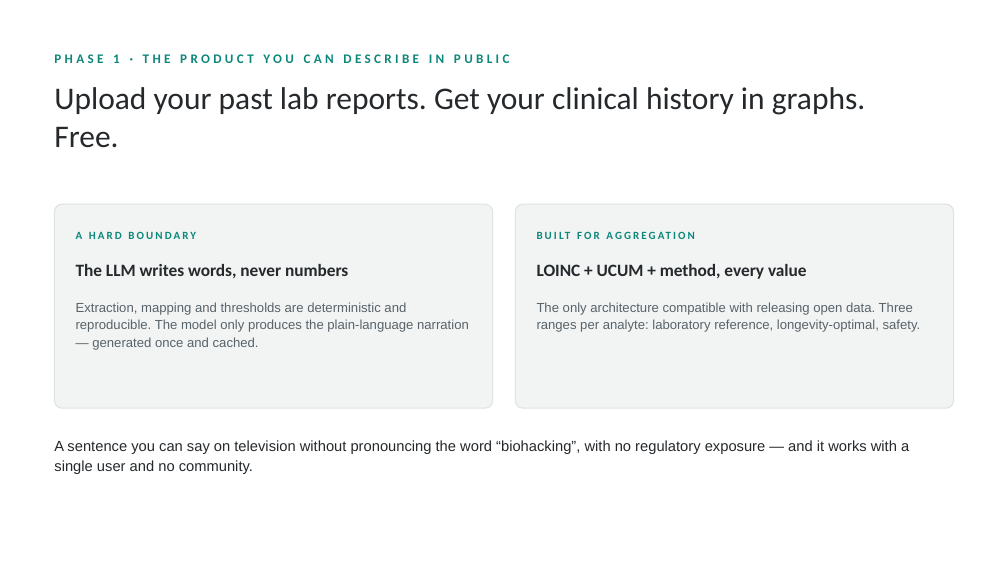
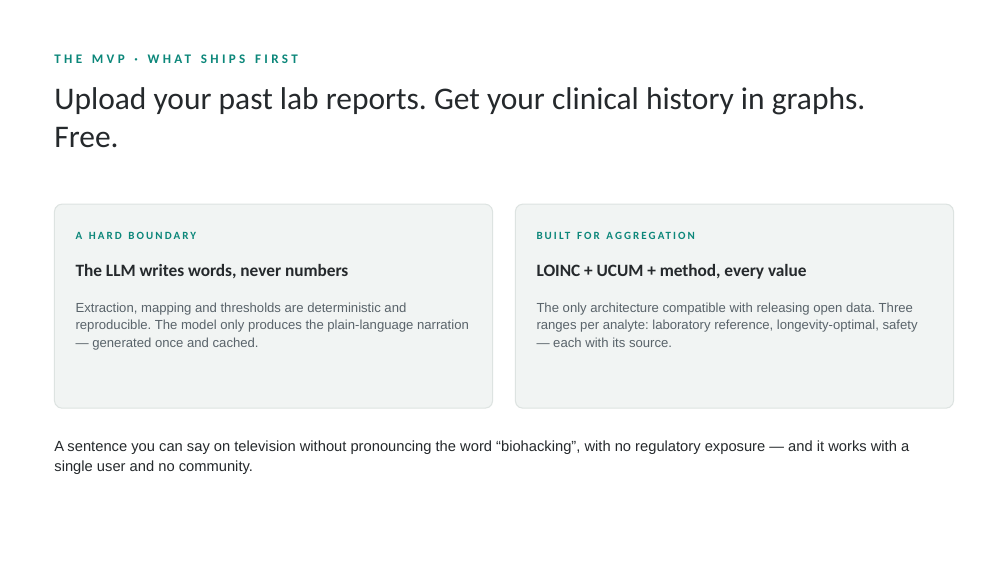
Before and after one commit to hackingbiology/biohackit, a slide deck: slide 10 of docs/presentation/biohackit-deck.pptx (slide 11 before the commit). Drawn at 1008x567 pixels with LibreOffice and Linux fonts; fonts in the diff are those of the drawing. Boxes give left, top, right and bottom in pixels: in the first picture for what was removed or moved away, otherwise in the second. Text is boxed around its words. In the diff, an @@ line names an element or a change of style, - is before the commit and + after.

```diff
--- a/docs/presentation/biohackit-deck.pptx
+++ b/docs/presentation/biohackit-deck.pptx
@@ text at (54,54,510,63): text changed @@
-PHASE 1 · THE PRODUCT YOU CAN DESCRIBE IN PUBLIC
+THE MVP · WHAT SHIPS FIRST
@@ text at (537,302,918,347): text changed @@
-The only architecture compatible with releasing open data. Three ranges per analyte: laboratory reference, longevity-optimal, safety.
+The only architecture compatible with releasing open data. Three ranges per analyte: laboratory reference, longevity-optimal, safety — each with its source.
```
Also in this commit, not shown: 7 other slides changed, 6 slides added, 5 slides removed, 1 other file.
